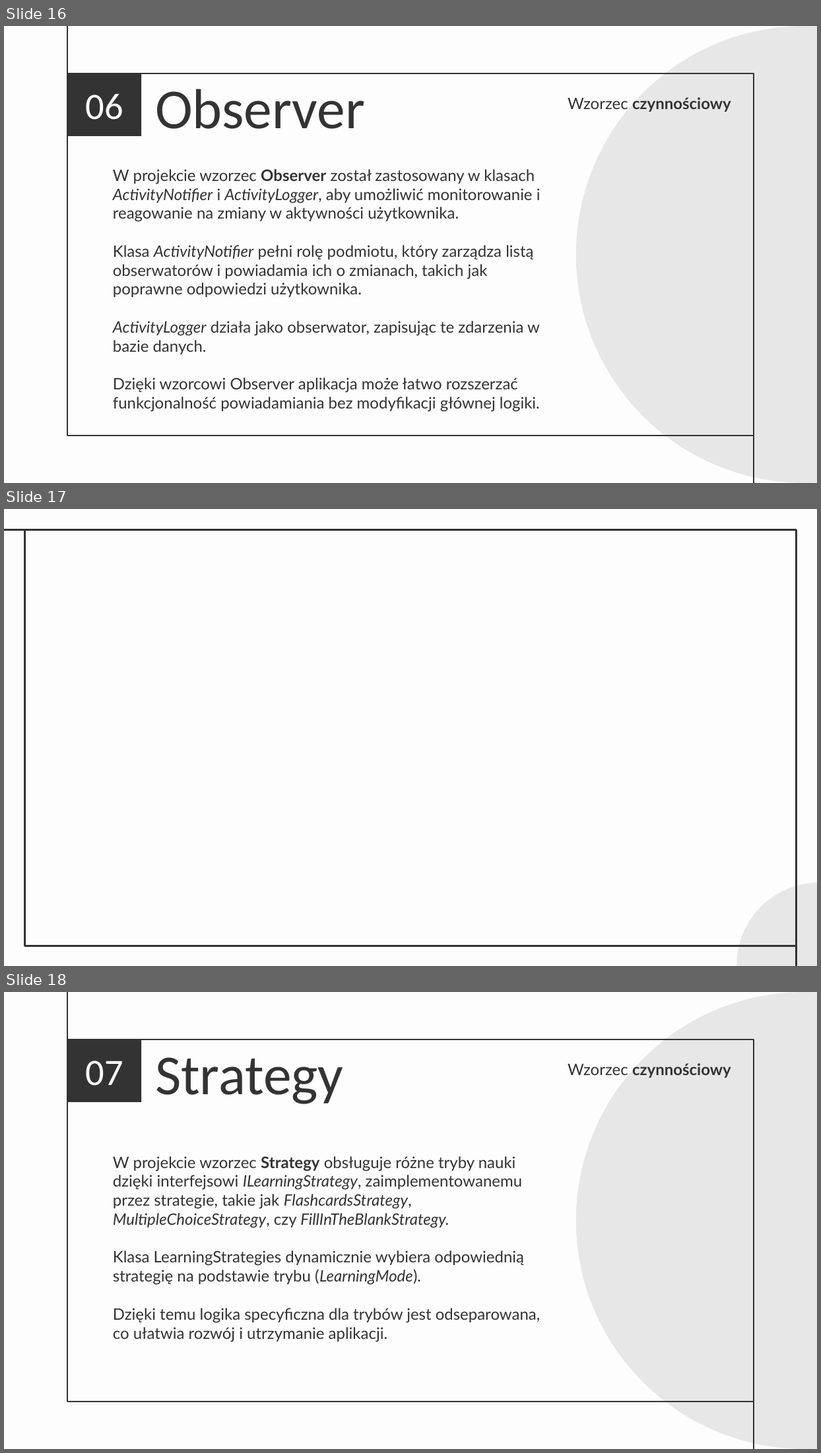
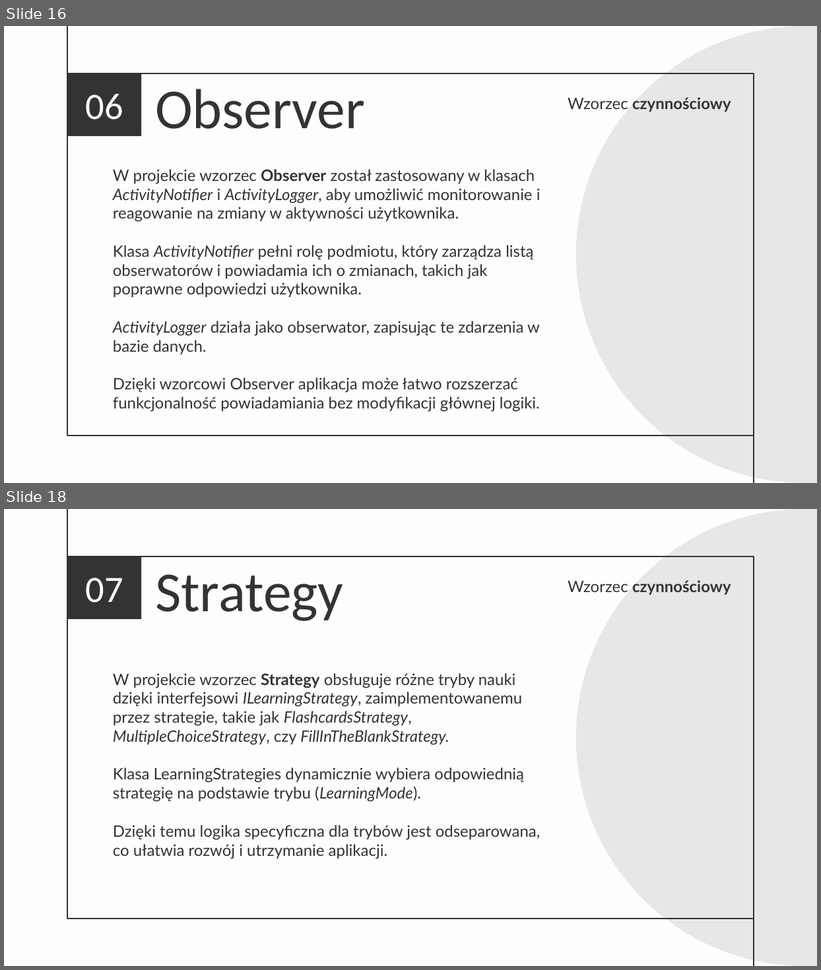
Before and after one commit to breftejk/ZTP-Project, a slide deck: Prezentacja UML projektu.pptx. Shown one above the other, each under a label of ours: slides 16, 17 and 18 before the commit, slides 16 and 18 after it; the slides between them are not shown. The pictures are 821x1453 and 821x970 pixels, drawn with LibreOffice and Linux fonts; fonts in the diff are those of the drawing. Boxes give left, top, right and bottom in pixels: in the first picture for what was removed or moved away, otherwise in the second. Text is boxed around its words. In the diff, an @@ line names an element or a change of style, - is before the commit and + after.

```diff
--- a/Prezentacja UML projektu.pptx
+++ b/Prezentacja UML projektu.pptx
@@ slide 17 removed at (x1=4, y1=509, x2=817, y2=966), background #FDFDFD @@
@@ line removed from (25, 529) to (4, 529) @@
@@ rectangle removed at (x1=24, y1=529, x2=796, y2=946) @@
@@ ellipse removed at (x1=737, y1=883, x2=817, y2=966) @@
@@ line removed from (797, 947) to (797, 966) @@
```
Also in this commit, not shown: 1 slide changed, 6 slides added, 4 other slides removed, 4 other files.
